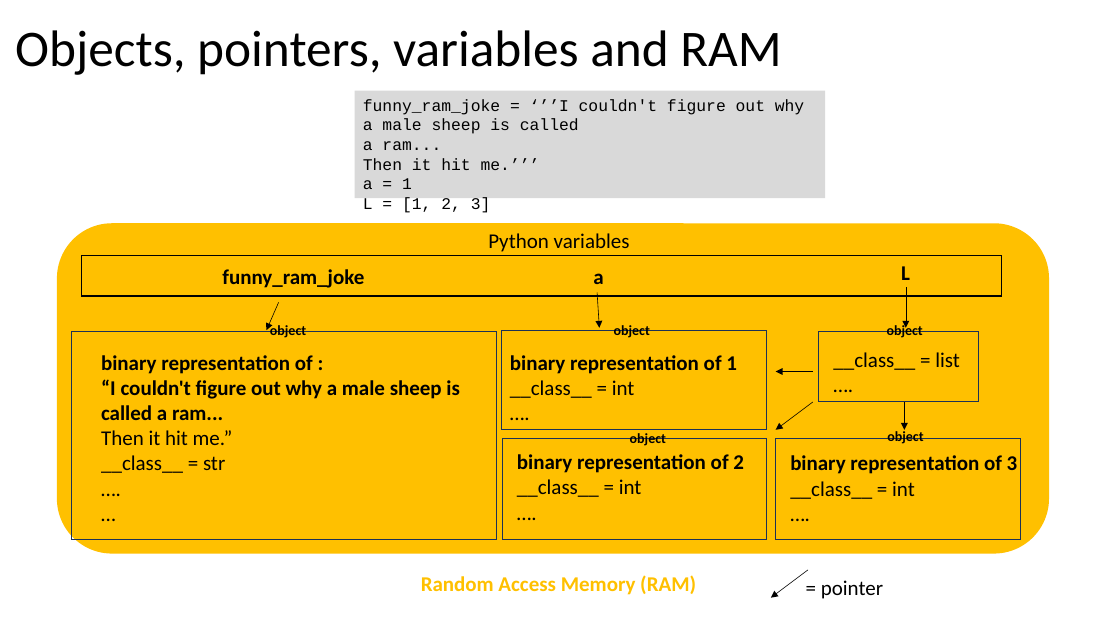
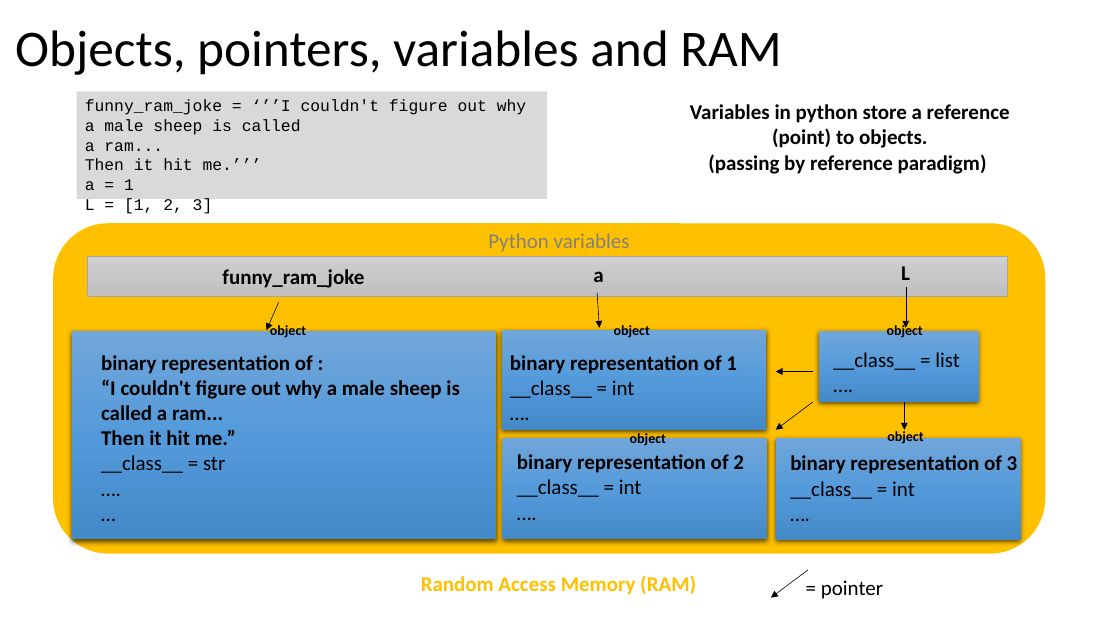
Before and after one commit to PierFF/OOP-INSA-Toulouse, a slide deck: slide 13 of OOP-Programming.pptx (slide 12 before the commit). Drawn at 1120x630 pixels with LibreOffice and Linux fonts; fonts in the diff are those of the drawing. Boxes give left, top, right and bottom in pixels: in the first picture for what was removed or moved away, otherwise in the second. Text is boxed around its words. In the diff, an @@ line names an element or a change of style, - is before the commit and + after.

```diff
--- a/OOP-Programming.pptx
+++ b/OOP-Programming.pptx
@@ rectangle "funny_ram_joke = ‘’’I couldn't figure ...": place and size @@
-rectangle "funny_ram_joke = ‘’’I couldn't figure ..." at bbox=[355, 91, 825, 198]
+rectangle "funny_ram_joke = ‘’’I couldn't figure ..." at bbox=[76, 92, 547, 199]
@@ text added at bbox=[690, 104, 1010, 174], 18 pt, text #000000, bold @@
+Variables in python store a reference (point) to objects.
+(passing by reference paradigm)
@@ rounded rectangle: place and size @@
-rounded rectangle at bbox=[57, 223, 1049, 554]
+rounded rectangle at bbox=[53, 223, 1045, 554]
@@ text "Python variables" at bbox=[488, 233, 630, 252]: text colour #000000 to #808080 @@
@@ rectangle: place and size @@
-rectangle at bbox=[82, 256, 1002, 297]
+rectangle at bbox=[87, 256, 1007, 297]
@@ rectangle at bbox=[87, 256, 1007, 297]: fill none to gradient #D2D2D2 to #C8C8C8 to #C0C0C0; outline #000000 1 pt to #A5A5A5 0.5 pt @@
@@ text at bbox=[101, 430, 236, 445]: bold on in "Then it hit me.”" @@
@@ fill none to gradient #71A6DB to #559BDB to #448ACA; outline #1E3256 1 pt to none; shadow on in 5 elements at bbox=[72, 332, 497, 540], bbox=[502, 330, 766, 430], bbox=[502, 439, 767, 540], bbox=[819, 332, 979, 402], bbox=[776, 439, 1021, 540] @@
```
Also in this commit, not shown: 9 other slides changed, 4 slides added, 1 slide removed, 1 other file.
